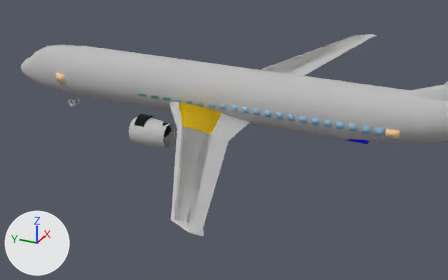
What one commit did to the glTF model Digital_Hangar/Boeing_737_800/Boeing_737_800.gltf.
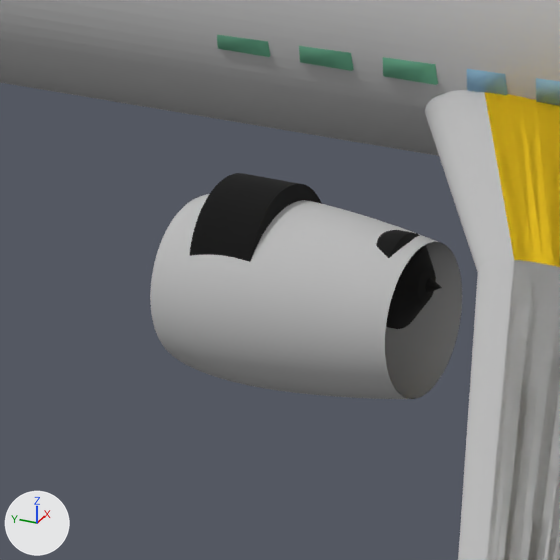
Each version appears first from a camera (50 mm lens) standing at (-37.98, -35.41, 15.75) and looking at (-2.68, -19.52, -1.9), and next in a close-up on the part from 24% to 42% of the width and 32% to 61% of the height. The lights are fixed; the arrows at lower left show +X, +Y and +Z. The older version's two pictures come first. Where no turn or scale is listed for an object, it has been applied to the vertices. Vertices at exactly the same position are counted once.
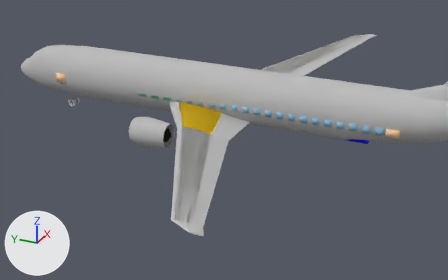
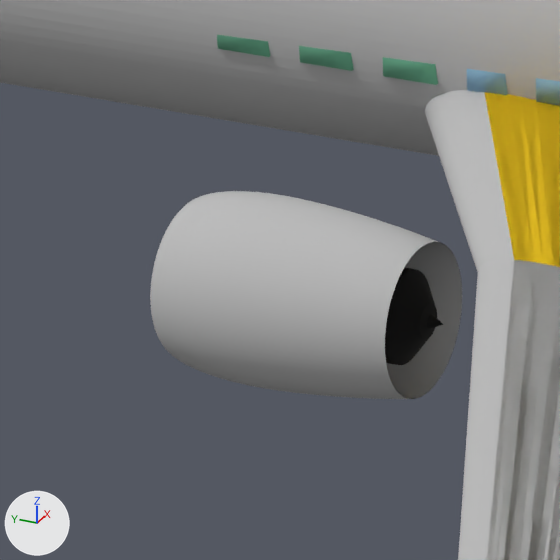
The change, as a diff of the scene's bpy script:
```diff
--- a/Digital_Hangar/Boeing_737_800/Boeing_737_800.gltf.py
+++ b/Digital_Hangar/Boeing_737_800/Boeing_737_800.gltf.py
@@ me_mesh22 @@
 # used by ob_mesh22; location = (0.0, 0.0, 0.0)
-me_mesh22.from_pydata(...)  # 1047 vertices, 2090 faces; spans x -5.15..-3.61, y -16.43..-13.72, z -1.87..-0.33
+me_mesh22.from_pydata(...)  # 1047 vertices, 2090 faces; spans x -5.15..-3.61, y -16.43..-13.72, z -2.27..-0.73
+# me_mesh22 part 1: the whole mesh is moved by (0.0, 0.0, -0.4)
 me_mesh22.materials.append(mat_material_22)
```

Location of each change, [x1, y1, x2, y2] in pixels of the close-ups (560 x 560 px):
'mesh22', moved: before [190, 173, 442, 329]; after [385, 268, 443, 365]
